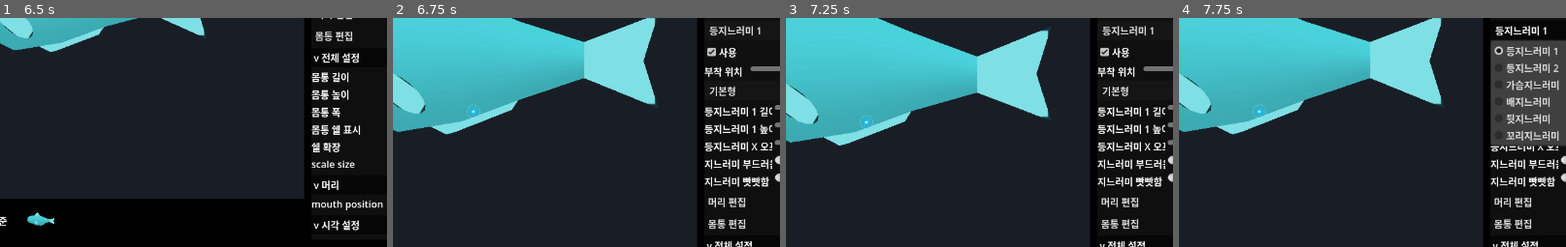
Above: before the commit, frames 1-4 (left to right).
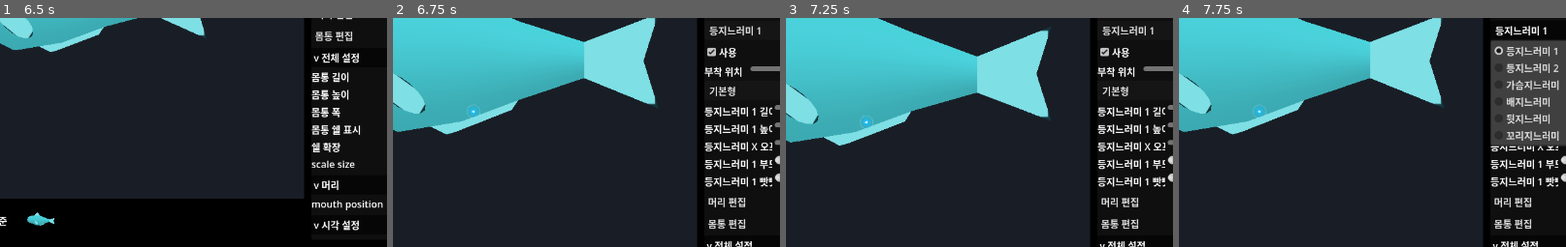
Above: after the commit, the same moments.

Repository: currywhaleshark/aquarium_sprite_mock-up_generator
Game: Godot game, scene res://scenes/Main.tscn
Same seed, same stepped clock (60 frames per second), same inputs: the game is played once before the commit and once after it.
Inputs:
- Up to frame 1 (6.5 s): click "현재 설정 저장" at 0.5 s; click "↶ 좌로 선회" at 1.25 s; click "↷ 우로 선회" at 2 s; click "basic_fish (사용자)" at 2.75 s; click "초기화" at 3.5 s; click "Generic Fish" at 4.25 s; click "적용" at 5 s; click "새 변형" at 5.75 s
- Up to frame 2 (6.75 s): click "지느러미 편집" at 6.5 s
- Up to frame 3 (7.25 s): no input
- Up to frame 4 (7.75 s): click "등지느러미 1" at 7.25 s
The pictures show only the part of the screen within x 29-79%, y 50-100%; the shares and areas given below are measured in that part.

Frame 1 is identical in both runs. In frame 2, 0.9% of the frame differs, in the area x 80-98%, y 61-74%; in frame 3, 0.9%; in frame 4, 0.9%.

Commit message:
Add per-fin softness with motion-driven flow and droop
Extend the soft-fin control to all six fins (dorsal 1/2, anal, pelvic,
pectoral, caudal) with per-fin softness/rigidity keys that fall back to the
global fin_softness/fin_rigidity. Soft fins re-deform each frame into a
membrane that trails the swimming motion (phase-locked tip-lag, amplitude
scaled by sway) and droops toward world-down as softness rises; rigid fins
keep their flat base mesh. Subdivide the outline on the soft path so the wave
renders smoothly. Round-trip the new keys through fin_profile, expose sliders
and Korean labels per slot, and cover the caudal/pectoral paths in tests.

Co-Authored-By: Claude Opus 4.8 <noreply@anthropic.com>

Diff:
--- a/scripts/creature/BodyProfile.gd
+++ b/scripts/creature/BodyProfile.gd
@@ -334,7 +334,10 @@
 		"fin_opacity", "fin_edge_color", "fin_edge_width", "fin_ray_count",
 		"fin_ray_strength", "fin_tip_color", "fin_gradient_color",
 		"fin_translucency", "fin_translucency_strength", "fin_tornness", "fin_trailing_threads",
-		"fin_softness", "caudal_softness", "fin_rigidity"
+		"fin_softness", "fin_rigidity",
+		"dorsal_1_softness", "dorsal_1_rigidity", "dorsal_2_softness", "dorsal_2_rigidity",
+		"anal_softness", "anal_rigidity", "pelvic_softness", "pelvic_rigidity",
+		"pectoral_softness", "pectoral_rigidity", "caudal_softness", "caudal_rigidity"
 	])
 	updated["motion_profile"] = _pick(normalized_parameters, [
 		"swim_mode", "swim_speed", "global_sway_amount", "phase_delay", "tail_sway_multiplier",
--- a/scripts/creature/FishRig.gd
+++ b/scripts/creature/FishRig.gd
@@ -32,6 +32,10 @@
 var pelvic_r: MeshInstance3D
 var pectoral_l: Node3D
 var pectoral_r: Node3D
+# Undeformed outline points for the paired side fins, captured at build time so the
+# soft-membrane flutter can re-deform their mesh each frame (shared L/R per pair).
+var pectoral_base_points := PackedVector3Array()
+var pelvic_base_points := PackedVector3Array()
 var dorsal_base_position := Vector3.ZERO
 var dorsal_2_base_position := Vector3.ZERO
 var anal_base_position := Vector3.ZERO
@@ -66,6 +70,8 @@
 	pelvic_r = null
 	pectoral_l = null
 	pectoral_r = null
+	pectoral_base_points = PackedVector3Array()
+	pelvic_base_points = PackedVector3Array()
 	tail_fin = null
 	tail_fin_base_points = PackedVector3Array()
 	head_node = null
@@ -170,6 +176,7 @@
 		var pelvic_length := param_float("pelvic_length", 0.22)
 		var pelvic_height := param_float("pelvic_height", 0.14)
 		if pelvic_shape == "oval":
+			pelvic_base_points = PF.oval_fin_points(pelvic_length, pelvic_height)
 			pelvic_l = PF.oval_fin("PelvicFinL", pelvic_length, pelvic_height, fin_mat)
 			pelvic_r = PF.oval_fin("PelvicFinR", pelvic_length, pelvic_height, fin_mat)
 		else:
@@ -181,6 +188,7 @@
 			var inverted_r := PackedVector3Array()
 			for p in points_r:
 				inverted_r.append(Vector3(p.x, -p.y, p.z))
+			pelvic_base_points = inverted_l
 			pelvic_l = PF.polygon_fin("PelvicFinL", inverted_l, fin_mat)
 			pelvic_r = PF.polygon_fin("PelvicFinR", inverted_r, fin_mat)
 		var pelvic_attach_t := param_float("pelvic_attach_t", 0.36)
@@ -199,9 +207,11 @@
 	var pectoral_size := param_float("pectoral_fin_size", 0.16)
 	var pectoral_shape := String(parameters.get("pectoral_shape", "oval"))
 	if pectoral_shape == "oval":
+		pectoral_base_points = PF.oval_fin_points(pectoral_size, pectoral_size * 0.5)
 		pectoral_l = PF.oval_fin("PectoralFinL", pectoral_size, pectoral_size * 0.5, fin_mat)
 	else:
 		var points_l := _get_fin_points("PectoralFinL", pectoral_shape, pectoral_size, pectoral_size * 0.5)
+		pectoral_base_points = points_l
 		pectoral_l = PF.polygon_fin("PectoralFinL", points_l, fin_mat)
 	var pectoral_attach_t := param_float("pectoral_attach_t", 0.32)
 	var pectoral_center := _surface_position("side", pectoral_attach_t, 0.0)
@@ -475,7 +485,10 @@
 	if tail_fin_pivot:
 		var direct_tail_yaw := sin(loop_phase * TAU - param_float("phase_delay", 0.65) * 2.4) * global_sway * tail_multiplier * tail_stem_weight * 1.25
 		tail_fin_pivot.rotation_degrees.y = direct_tail_yaw
-		_animate_caudal_fin(loop_phase, direct_tail_yaw)
+		# When the body shell drives the rig, _apply_animated_tail re-poses the caudal
+		# fin below; only deform here in the shell-less fallback to avoid doing it twice.
+		if outer_shell == null or shell_profile.is_empty():
+			_animate_caudal_fin(loop_phase, direct_tail_yaw)
 	if pectoral_l:
 		pectoral_l.rotation_degrees = pectoral_l_base_rotation
 	if pectoral_r:
@@ -662,6 +675,8 @@
 		pelvic_r.position = _animated_surface_position("ventral", pelvic_attach_t, 0.02, pelvic_z, 0.0, centers, yaws)
 		pelvic_l.rotation_degrees = Vector3(0.0, pelvic_yaw + 12.0, pelvic_surface_angle)
 		pelvic_r.rotation_degrees = Vector3(0.0, pelvic_yaw - 12.0, pelvic_surface_angle)
+		_animate_blade_fin(pelvic_l, pelvic_base_points, loop_phase, 0.0)
+		_animate_blade_fin(pelvic_r, pelvic_base_points, loop_phase, PI)
 	var pectoral_attach_t := param_float("pectoral_attach_t", 0.32)
 	var pectoral_z := _surface_radius_z(pectoral_attach_t) + param_float("shell_expand", 0.08) * 0.18
 	var pectoral_yaw := _fin_follow_yaw(pectoral_attach_t, yaws)
@@ -696,6 +711,8 @@
 		pectoral_r.position = _animated_side_position(pectoral_attach_t, -0.02 + pectoral_offset_y, pectoral_z, pectoral_offset, centers, yaws)
 		pectoral_r_base_rotation = Vector3(0.0, pectoral_yaw - 25.0, -28.0 + pectoral_surface_angle)
 		pectoral_r.rotation_degrees = pectoral_r_base_rotation + Vector3(right_pectoral_flap + right_turn_bias * 24.0, right_turn_bias * 16.0, right_turn_bias * 20.0)
+	_animate_blade_fin(pectoral_l as MeshInstance3D, pectoral_base_points, loop_phase, 0.0)
+	_animate_blade_fin(pectoral_r as MeshInstance3D, pectoral_base_points, loop_phase, PI)
 
 func _apply_animated_tail(loop_phase: float, centers: PackedVector3Array, yaws: PackedFloat32Array) -> void:
 	if tail_pivot_1 == null or tail_pivot_2 == null or tail_fin_pivot == null:
@@ -725,38 +742,99 @@
 	tail_fin_pivot.rotation_degrees = Vector3(0.0, _soft_limit_yaw(tail_fin_yaw, tail_fin_yaw_limit), 0.0)
 	_animate_caudal_fin(loop_phase, tail_fin_yaw)
 
-func _animate_caudal_fin(loop_phase: float, tail_fin_yaw: float) -> void:
+func _animate_caudal_fin(loop_phase: float, _tail_fin_yaw: float) -> void:
 	if tail_fin == null or tail_fin_base_points.is_empty():
 		return
 	var softness := _effective_caudal_softness()
+	# Rigid: leave the flat base mesh built in rebuild() untouched. Any parameter
+	# change re-runs rebuild(), so the mesh can never be stuck in a deformed state.
 	if softness <= 0.001:
-		tail_fin.mesh = PF.build_polygon_fin_mesh(tail_fin_base_points)
 		return
+	var tail_size := maxf(param_float("tail_fin_size", 0.46), 0.001)
+	# Lock the membrane to the tail's own swing phase so it trails the swing instead
+	# of wriggling on its own clock.
+	var drive_phase := loop_phase * TAU - param_float("phase_delay", 0.65) * 2.4
+	var down_local := tail_fin.global_transform.basis.inverse() * Vector3.DOWN
+	tail_fin.mesh = PF.build_polygon_fin_mesh(_membrane_deformed_points(tail_fin_base_points, softness, drive_phase, _swim_drive_strength(), 0.0, tail_size, down_local))
+
+# Re-deforms a paired side fin (pectoral/pelvic) into a soft trailing membrane.
+# Skips work entirely when the fin reads as rigid, preserving the original mesh.
+func _animate_blade_fin(fin_node: MeshInstance3D, base_points: PackedVector3Array, loop_phase: float, phase_offset: float) -> void:
+	if fin_node == null or base_points.is_empty():
+		return
+	var softness := _effective_fin_softness(_fin_name_to_slot(fin_node.name))
+	if softness <= 0.001:
+		return
+	var max_x := -INF
+	var min_x := INF
+	for point in base_points:
+		min_x = minf(min_x, point.x)
+		max_x = maxf(max_x, point.x)
+	var size_ref := maxf(max_x - min_x, 0.001)
+	# Paired fins scull at roughly double the body cadence; lock to that beat.
+	var drive_phase := loop_phase * TAU * 2.0 + phase_offset
+	var down_local := fin_node.global_transform.basis.inverse() * Vector3.DOWN
+	fin_node.mesh = PF.build_polygon_fin_mesh(_membrane_deformed_points(base_points, softness, drive_phase, _swim_drive_strength(), 0.0, size_ref, down_local))
+
+# How far the soft membrane trails, as a fraction of the fin's span, at full drive.
+# Higher reads as a looser, more flowing fin (betta-tail style); 0 is a stiff blade.
+const FIN_SOFT_AMPLITUDE := 0.44
+
+# Static gravity sag (fraction of span) pulled toward world-down at the free tip, so a
+# soft fin also hangs/droops a little, more as softness rises.
+const FIN_SOFT_DROOP := 0.24
+
+# Net strength of the swimming motion the fins should flow with. Near 0 when the fish
+# is holding still (so fins settle), rising as it sways/swims harder. A small floor
+# keeps a gentle drift for hovering fish like bettas.
+func _swim_drive_strength() -> float:
+	var global_sway := param_float("global_sway_amount", param_float("body_sway_amount", 3.0))
+	var tail_multiplier := param_float("tail_sway_multiplier", 1.0)
+	return clampf(0.12 + absf(global_sway * tail_multiplier) / 14.0, 0.0, 1.3)
+
+# Trailing membrane bend: the tip lags the base by tip_t * lag, so the membrane curves
+# from the difference between the rigid swing and the lagged tip — strongest as the
+# motion crosses through center (fastest), easing at the swing extremes. This is what
+# makes the fin look dragged through water rather than self-animated.
+func _membrane_trail(drive_phase: float, tip_t: float, lag: float) -> float:
+	return sin(drive_phase) - sin(drive_phase - tip_t * lag)
+
+# Shared free-edge membrane deform. Subdivides the coarse outline so the trailing wave
+# renders as smooth cloth, then displaces z with amplitude growing toward the trailing
+# tip (+x) and free margin (|y|), scaled by how hard the fish is actually moving.
+func _membrane_deformed_points(base_points: PackedVector3Array, softness: float, drive_phase: float, drive_strength: float, phase_offset: float, size_ref: float, down_local: Vector3) -> PackedVector3Array:
+	var outline := PF.subdivide_fin_outline(base_points, 8)
 	var min_x := INF
 	var max_x := -INF
 	var max_abs_y := 0.001
-	for point in tail_fin_base_points:
+	for point in outline:
 		min_x = minf(min_x, point.x)
 		max_x = maxf(max_x, point.x)
 		max_abs_y = maxf(max_abs_y, absf(point.y))
 	var x_span := maxf(max_x - min_x, 0.001)
-	var phase_delay := param_float("phase_delay", 0.65)
-	var tail_size := maxf(param_float("tail_fin_size", 0.46), 0.001)
-	var yaw_bias := clampf(tail_fin_yaw / maxf(param_float("tail_fin_yaw_limit", 42.0), 1.0), -1.0, 1.0)
+	var lag := 0.6 + softness * 2.8
 	var deformed := PackedVector3Array()
-	for point in tail_fin_base_points:
+	for point in outline:
 		var tip_t := clampf((point.x - min_x) / x_span, 0.0, 1.0)
-		var membrane_weight := 0.45 + 0.55 * clampf(absf(point.y) / max_abs_y, 0.0, 1.0)
-		var lagged_wave := sin(loop_phase * TAU - phase_delay + tip_t * softness * 1.35)
-		var z := (lagged_wave * 0.16 + yaw_bias * 0.08) * tail_size * softness * pow(tip_t, 1.25) * membrane_weight
-		deformed.append(Vector3(point.x, point.y, z))
-	tail_fin.mesh = PF.build_polygon_fin_mesh(deformed)
+		var edge_norm := clampf(point.y / max_abs_y, -1.0, 1.0)
+		var membrane_weight := 0.4 + 0.6 * absf(edge_norm)
+		var trail := _membrane_trail(drive_phase + phase_offset, tip_t, lag)
+		var z := FIN_SOFT_AMPLITUDE * drive_strength * trail * size_ref * softness * pow(tip_t, 1.05) * membrane_weight
+		var sag := FIN_SOFT_DROOP * softness * pow(tip_t, 1.3) * size_ref
+		deformed.append(Vector3(point.x, point.y, point.z + z) + down_local * sag)
+	return deformed
 
 func _effective_caudal_softness() -> float:
+	return _effective_fin_softness("caudal")
+
+# Per-fin softness, with the global fin_softness/fin_rigidity acting as the default
+# when a slot has no explicit override. Returns the net softness after rigidity damping.
+func _effective_fin_softness(slot: String) -> float:
 	var base_softness := clampf(param_float("fin_softness", 0.0), 0.0, 1.0)
-	var caudal_softness := clampf(float(parameters.get("caudal_softness", base_softness)), 0.0, 1.0)
-	var rigidity := clampf(param_float("fin_rigidity", 0.0), 0.0, 1.0)
-	return caudal_softness * (1.0 - rigidity)
+	var base_rigidity := clampf(param_float("fin_rigidity", 0.0), 0.0, 1.0)
+	var softness := clampf(float(parameters.get("%s_softness" % slot, base_softness)), 0.0, 1.0)
+	var rigidity := clampf(float(parameters.get("%s_rigidity" % slot, base_rigidity)), 0.0, 1.0)
+	return softness * (1.0 - rigidity)
 
 func _fin_follow_yaw(attach_t: float, yaws: PackedFloat32Array) -> float:
 	return _sample_animated_shell_yaw(attach_t, yaws) * param_float("fin_yaw_follow_strength", 0.25)
@@ -1168,7 +1246,27 @@
 
 	var turn_direction := _turn_direction()
 	var turn_median_bias_angle := param_float("turn_median_fin_bias", 0.5) * median_turn * turn_direction * 12.0
-	for point in points:
+	# Soft free-edge flutter, layered on top of the body-wave tilt. When active the
+	# outline is subdivided so the flowing ripple stays smooth; amplitude grows toward
+	# the free margin (+y) and several crests travel head-to-tail along the span (x).
+	var softness := _effective_fin_softness(_fin_name_to_slot(fin_node.name))
+	var work_points := points
+	var min_x_local := INF
+	var max_x_local := -INF
+	var max_height := 0.001
+	var soft_drive := 0.0
+	var soft_lag := 0.6 + softness * 2.8
+	var soft_down := Vector3.ZERO
+	if softness > 0.001:
+		soft_drive = _swim_drive_strength()
+		soft_down = fin_node.global_transform.basis.inverse() * Vector3.DOWN
+		work_points = PF.subdivide_fin_outline(points, 8)
+		for point in work_points:
+			min_x_local = minf(min_x_local, point.x)
+			max_x_local = maxf(max_x_local, point.x)
+			max_height = maxf(max_height, absf(point.y))
+	var x_span_local := maxf(max_x_local - min_x_local, 0.001)
+	for point in work_points:
 		var t_prime := clampf(attach_t + point.x / x_span, 0.0, 1.0)
 		var tilt := clampf(sin(loop_phase * TAU - t_prime * ring_span * phase_delay) * tilt_amp, -1.2, 1.2)
 		var fin_height := maxf(point.y, 0.0)
@@ -1178,7 +1276,17 @@
 		var animated_point := _animated_surface_position(side, t_prime, surface_margin, local_z, 0.0, centers, yaws)
 		animated_point.z = lerpf(pivot_surface.z, animated_point.z, z_follow)
 		var static_point := _curved_fin_points(side, attach_t, margin, PackedVector3Array([point]), follow, loop_phase)[0]
-		result.append(static_point.lerp(inverse_transform * animated_point, follow))
+		var blended := static_point.lerp(inverse_transform * animated_point, follow)
+		if softness > 0.001:
+			# Free edge trails the body wave passing along the fin (head-to-tail),
+			# locked to that motion so it flows with the swim instead of self-rippling.
+			var tip_t := clampf((point.x - min_x_local) / x_span_local, 0.0, 1.0)
+			var edge_norm := clampf(absf(point.y) / max_height, 0.0, 1.0)
+			var membrane_weight := 0.4 + 0.6 * edge_norm
+			var trail := _membrane_trail(loop_phase * TAU - phase_delay, tip_t, soft_lag)
+			blended.z += FIN_SOFT_AMPLITUDE * soft_drive * trail * max_height * softness * pow(edge_norm, 1.2) * membrane_weight
+			blended += soft_down * (FIN_SOFT_DROOP * softness * pow(edge_norm, 1.3) * max_height)
+		result.append(blended)
 	return result
 
 func _sample_shell_profile(attach_t: float) -> Vector3:
--- a/scripts/creature/PrimitiveFactory.gd
+++ b/scripts/creature/PrimitiveFactory.gd
@@ -561,6 +561,31 @@
 	node.mesh = mesh
 	node.material_override = material
 	return node
+
+# Outline points of an oval fin, matching oval_fin()'s ring layout (base near the
+# local origin, tip extending to +x). Used to rebuild the fin through
+# build_polygon_fin_mesh() when a soft-membrane deform is active.
+static func oval_fin_points(radius_x: float, radius_y: float, segments: int = 18) -> PackedVector3Array:
+	var points := PackedVector3Array()
+	for i in segments:
+		var angle := TAU * float(i) / float(segments)
+		points.append(Vector3(cos(angle) * radius_x + radius_x, sin(angle) * radius_y, 0.0))
+	return points
+
+# Densifies a coarse fin outline by linearly interpolating extra vertices along each
+# edge of the closed loop. Used only on the soft-membrane path so a travelling ripple
+# renders as smooth flowing cloth instead of a few coarse folds.
+static func subdivide_fin_outline(points: PackedVector3Array, segments_per_edge: int) -> PackedVector3Array:
+	var count := points.size()
+	if count < 3 or segments_per_edge <= 1:
+		return points
+	var dense := PackedVector3Array()
+	for i in count:
+		var a := points[i]
+		var b := points[(i + 1) % count]
+		for s in segments_per_edge:
+			dense.append(a.lerp(b, float(s) / float(segments_per_edge)))
+	return dense
 
 static func bezier_fin_points(length: float, height: float, p1: Vector2, p2: Vector2, segments: int = 8) -> PackedVector3Array:
 	var points := PackedVector3Array()
--- a/scripts/tools/FinEditorModelTest.gd
+++ b/scripts/tools/FinEditorModelTest.gd
@@ -133,9 +133,32 @@
 	fish.apply_pose(0.25)
 	var soft_tail_z := _mesh_max_abs_z(soft_caudal)
 	assert(soft_tail_z > rigid_tail_z + 0.025)
-	assert(soft_tail_z < 0.28)
+	assert(soft_tail_z < 0.7)
+
+	# Per-fin softness reaches the paired side fins, not just the caudal blade.
+	var rigid_pectoral_parameters: Dictionary = soft_tail_parameters.duplicate(true)
+	rigid_pectoral_parameters["pectoral_fin_size"] = 0.4
+	rigid_pectoral_parameters["pectoral_softness"] = 0.0
+	rigid_pectoral_parameters["pectoral_rigidity"] = 1.0
+	fish.set_parameters(rigid_pectoral_parameters)
+	await get_tree().process_frame
+	fish.apply_pose(0.25)
+	var rigid_pectoral_z := _mesh_max_abs_z(fish.get_node_or_null("BodyPivot/PectoralFinL") as MeshInstance3D)
+
+	var soft_pectoral_parameters: Dictionary = rigid_pectoral_parameters.duplicate(true)
+	soft_pectoral_parameters["pectoral_softness"] = 0.9
+	soft_pectoral_parameters["pectoral_rigidity"] = 0.0
+	fish.set_parameters(soft_pectoral_parameters)
+	await get_tree().process_frame
+	fish.apply_pose(0.25)
+	var soft_pectoral_z := _mesh_max_abs_z(fish.get_node_or_null("BodyPivot/PectoralFinL") as MeshInstance3D)
+	assert(soft_pectoral_z > rigid_pectoral_z + 0.01)
 
 	var eel_fin_parameters: Dictionary = fish.parameters.duplicate(true)
+	# Isolate the body-wave ripple: clear any inherited fin softness so this only
+	# measures the median fin following the body, not the soft-membrane flutter.
+	eel_fin_parameters["fin_softness"] = 0.0
+	eel_fin_parameters["fin_rigidity"] = 0.0
 	eel_fin_parameters["body_wave_amount"] = 50000.0
 	fish.set_parameters(eel_fin_parameters)
 	await get_tree().process_frame
--- a/scripts/tools/FinEditorPanelTest.gd
+++ b/scripts/tools/FinEditorPanelTest.gd
@@ -22,7 +22,10 @@
 	panel.set_numeric_parameter("tail_fin_size", 0.62)
 	panel.set_numeric_parameter("caudal_softness", 0.78)
 	panel.set("selected_slot", "dorsal_1")
-	panel.set_numeric_parameter("fin_softness", 0.46)
+	panel.set_numeric_parameter("dorsal_1_softness", 0.46)
+	panel.set("selected_slot", "pectoral")
+	panel.set_numeric_parameter("pectoral_rigidity", 0.6)
+	panel.set("selected_slot", "dorsal_1")
 	panel.set_numeric_parameter("dorsal_1_height", 0.33)
 
 	assert(float(seen_parameters[0].get("dorsal_2_enabled", 0.0)) == 1.0)
@@ -30,7 +33,8 @@
 	assert(String(seen_parameters[0].get("caudal_shape", "")) == "thresher")
 	assert(abs(float(seen_parameters[0].get("tail_fin_size", 0.0)) - 0.62) < 0.001)
 	assert(abs(float(seen_parameters[0].get("caudal_softness", 0.0)) - 0.78) < 0.001)
-	assert(abs(float(seen_parameters[0].get("fin_softness", 0.0)) - 0.46) < 0.001)
+	assert(abs(float(seen_parameters[0].get("dorsal_1_softness", 0.0)) - 0.46) < 0.001)
+	assert(abs(float(seen_parameters[0].get("pectoral_rigidity", 0.0)) - 0.6) < 0.001)
 	assert(abs(float(seen_parameters[0].get("dorsal_1_height", 0.0)) - 0.33) < 0.001)
 
 	DirAccess.make_dir_recursive_absolute(ProjectSettings.globalize_path("res://exports/test_results"))
--- a/scripts/ui/FinEditorPanel.gd
+++ b/scripts/ui/FinEditorPanel.gd
@@ -34,32 +34,39 @@
 		"dorsal_1_length": {"min": 0.08, "max": 1.2, "step": 0.005, "fallback": 0.42},
 		"dorsal_1_height": {"min": 0.04, "max": 0.8, "step": 0.005, "fallback_key": "dorsal_fin_size", "fallback": 0.28},
 		"dorsal_fin_offset_x": {"min": -0.55, "max": 0.55, "step": 0.005, "fallback": 0.0},
-		"fin_softness": {"min": 0.0, "max": 1.0, "step": 0.01, "fallback": 0.0},
-		"fin_rigidity": {"min": 0.0, "max": 1.0, "step": 0.01, "fallback": 0.0}
+		"dorsal_1_softness": {"min": 0.0, "max": 1.0, "step": 0.01, "fallback_key": "fin_softness", "fallback": 0.0},
+		"dorsal_1_rigidity": {"min": 0.0, "max": 1.0, "step": 0.01, "fallback_key": "fin_rigidity", "fallback": 0.0}
 	},
 	"dorsal_2": {
 		"dorsal_2_length": {"min": 0.08, "max": 1.2, "step": 0.005, "fallback": 0.34},
-		"dorsal_2_height": {"min": 0.04, "max": 0.8, "step": 0.005, "fallback": 0.18}
+		"dorsal_2_height": {"min": 0.04, "max": 0.8, "step": 0.005, "fallback": 0.18},
+		"dorsal_2_softness": {"min": 0.0, "max": 1.0, "step": 0.01, "fallback_key": "fin_softness", "fallback": 0.0},
+		"dorsal_2_rigidity": {"min": 0.0, "max": 1.0, "step": 0.01, "fallback_key": "fin_rigidity", "fallback": 0.0}
 	},
 	"pectoral": {
 		"pectoral_fin_size": {"min": 0.04, "max": 0.6, "step": 0.005, "fallback": 0.16},
-		"pectoral_fin_offset_x": {"min": -0.55, "max": 0.55, "step": 0.005, "fallback": 0.0}
+		"pectoral_fin_offset_x": {"min": -0.55, "max": 0.55, "step": 0.005, "fallback": 0.0},
+		"pectoral_softness": {"min": 0.0, "max": 1.0, "step": 0.01, "fallback_key": "fin_softness", "fallback": 0.0},
+		"pectoral_rigidity": {"min": 0.0, "max": 1.0, "step": 0.01, "fallback_key": "fin_rigidity", "fallback": 0.0}
 	},
 	"pelvic": {
 		"pelvic_length": {"min": 0.04, "max": 0.7, "step": 0.005, "fallback": 0.22},
-		"pelvic_height": {"min": 0.03, "max": 0.5, "step": 0.005, "fallback": 0.14}
+		"pelvic_height": {"min": 0.03, "max": 0.5, "step": 0.005, "fallback": 0.14},
+		"pelvic_softness": {"min": 0.0, "max": 1.0, "step": 0.01, "fallback_key": "fin_softness", "fallback": 0.0},
+		"pelvic_rigidity": {"min": 0.0, "max": 1.0, "step": 0.01, "fallback_key": "fin_rigidity", "fallback": 0.0}
 	},
 	"anal": {
 		"anal_length": {"min": 0.04, "max": 1.0, "step": 0.005, "fallback": 0.36},
 		"anal_height": {"min": 0.03, "max": 0.7, "step": 0.005, "fallback_key": "anal_fin_size", "fallback": 0.2},
-		"anal_fin_offset_x": {"min": -0.55, "max": 0.55, "step": 0.005, "fallback": 0.0}
+		"anal_fin_offset_x": {"min": -0.55, "max": 0.55, "step": 0.005, "fallback": 0.0},
+		"anal_softness": {"min": 0.0, "max": 1.0, "step": 0.01, "fallback_key": "fin_softness", "fallback": 0.0},
+		"anal_rigidity": {"min": 0.0, "max": 1.0, "step": 0.01, "fallback_key": "fin_rigidity", "fallback": 0.0}
 	},
 	"caudal": {
 		"tail_fin_size": {"min": 0.08, "max": 1.2, "step": 0.005, "fallback": 0.46},
 		"caudal_height_scale": {"min": 0.2, "max": 1.8, "step": 0.005, "fallback": 0.72},
 		"caudal_softness": {"min": 0.0, "max": 1.0, "step": 0.01, "fallback_key": "fin_softness", "fallback": 0.0},
-		"fin_softness": {"min": 0.0, "max": 1.0, "step": 0.01, "fallback": 0.0},
-		"fin_rigidity": {"min": 0.0, "max": 1.0, "step": 0.01, "fallback": 0.0}
+		"caudal_rigidity": {"min": 0.0, "max": 1.0, "step": 0.01, "fallback_key": "fin_rigidity", "fallback": 0.0}
 	}
 }
 
--- a/scripts/ui/UiText.gd
+++ b/scripts/ui/UiText.gd
@@ -152,8 +152,19 @@
 	"tail_fin_size": "꼬리지느러미 크기",
 	"caudal_height_scale": "꼬리지느러미 높이",
 	"fin_softness": "지느러미 부드러움",
+	"fin_rigidity": "지느러미 빳빳함",
 	"caudal_softness": "꼬리지느러미 부드러움",
-	"fin_rigidity": "지느러미 빳빳함",
+	"caudal_rigidity": "꼬리지느러미 빳빳함",
+	"dorsal_1_softness": "등지느러미 1 부드러움",
+	"dorsal_1_rigidity": "등지느러미 1 빳빳함",
+	"dorsal_2_softness": "등지느러미 2 부드러움",
+	"dorsal_2_rigidity": "등지느러미 2 빳빳함",
+	"anal_softness": "뒷지느러미 부드러움",
+	"anal_rigidity": "뒷지느러미 빳빳함",
+	"pelvic_softness": "배지느러미 부드러움",
+	"pelvic_rigidity": "배지느러미 빳빳함",
+	"pectoral_softness": "가슴지느러미 부드러움",
+	"pectoral_rigidity": "가슴지느러미 빳빳함",
 	"dorsal_1_length": "등지느러미 1 길이",
 	"dorsal_1_height": "등지느러미 1 높이",
 	"dorsal_2_length": "등지느러미 2 길이",
Not shown, added: docs/2026-06-02-fin-softness-handoff.md
